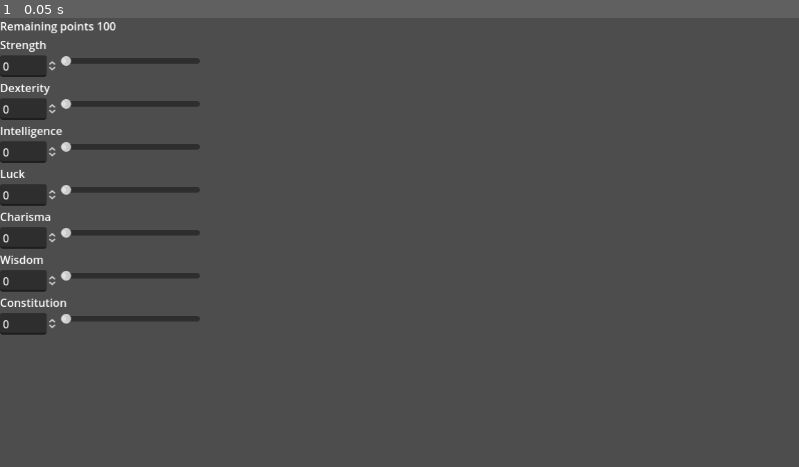
Above: before the commit, frame 1.
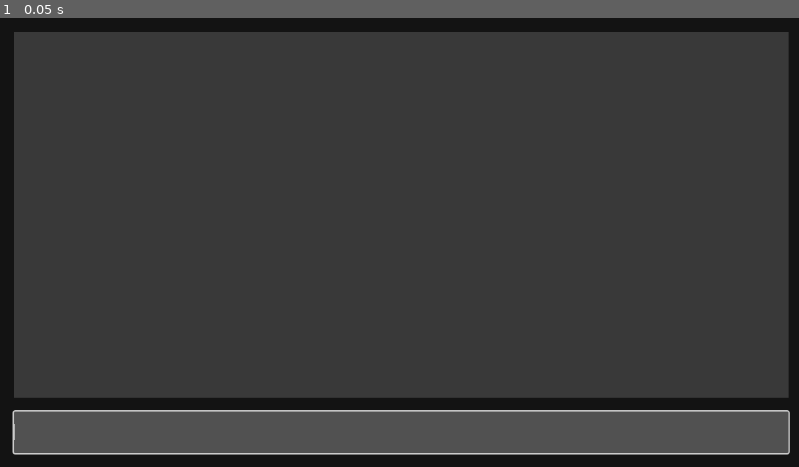
Above: after the commit, the same moment.

Repository: Gordope/CoT
Game: Godot game, scene res://control_(root).tscn
Same seed, same stepped clock (60 frames per second), same inputs: the game is played once before the commit and once after it.
Inputs:
- Up to frame 1 (0.05 s): no input

The runs differ from the first frame. In frame 1, 13% of the frame differs, in the area x 0-100%, y 0-100%.

Commit message:
some ui stuff

Diff:
--- a/control_(root).tscn
+++ b/control_(root).tscn
@@ -1,6 +1,18 @@
-[gd_scene load_steps=3 format=3 uid="uid://dwd8ug3siqd4q"]
+[gd_scene load_steps=8 format=3 uid="uid://dwd8ug3siqd4q"]
 
 [ext_resource type="Script" path="res://control_(root).gd" id="1_gddro"]
+[ext_resource type="Script" path="res://input.gd" id="2_l4urd"]
+
+[sub_resource type="StyleBoxFlat" id="StyleBoxFlat_cth3c"]
+bg_color = Color(0.0768358, 0.0768358, 0.0768358, 1)
+
+[sub_resource type="StyleBoxFlat" id="StyleBoxFlat_e3dik"]
+bg_color = Color(0.223103, 0.223103, 0.223103, 1)
+
+[sub_resource type="StyleBoxFlat" id="StyleBoxFlat_jk5tq"]
+bg_color = Color(0.31802, 0.31802, 0.31802, 1)
+
+[sub_resource type="StyleBoxEmpty" id="StyleBoxEmpty_36lko"]
 
 [sub_resource type="Theme" id="Theme_dnibs"]
 
@@ -14,10 +26,48 @@
 scale = Vector2(1.0042, 1)
 script = ExtResource("1_gddro")
 
+[node name="Background" type="PanelContainer" parent="."]
+layout_mode = 1
+anchors_preset = 15
+anchor_right = 1.0
+anchor_bottom = 1.0
+grow_horizontal = 2
+grow_vertical = 2
+theme_override_styles/panel = SubResource("StyleBoxFlat_cth3c")
+
+[node name="MarginContainer" type="MarginContainer" parent="Background"]
+layout_mode = 2
+theme_override_constants/margin_left = 20
+theme_override_constants/margin_top = 20
+theme_override_constants/margin_right = 20
+theme_override_constants/margin_bottom = 20
+
+[node name="Rows" type="VBoxContainer" parent="Background/MarginContainer"]
+layout_mode = 2
+theme_override_constants/separation = 20
+
+[node name="GameInfo" type="PanelContainer" parent="Background/MarginContainer/Rows"]
+layout_mode = 2
+size_flags_vertical = 3
+theme_override_styles/panel = SubResource("StyleBoxFlat_e3dik")
+
+[node name="InputArea" type="PanelContainer" parent="Background/MarginContainer/Rows"]
+custom_minimum_size = Vector2(0, 60)
+layout_mode = 2
+theme_override_styles/panel = SubResource("StyleBoxFlat_jk5tq")
+
+[node name="Input" type="LineEdit" parent="Background/MarginContainer/Rows/InputArea"]
+layout_mode = 2
+theme_override_styles/normal = SubResource("StyleBoxEmpty_36lko")
+script = ExtResource("2_l4urd")
+
 [node name="VBoxContainer" type="VBoxContainer" parent="."]
-layout_mode = 0
-offset_right = 755.0
-offset_bottom = 401.0
+visible = false
+layout_mode = 2
+offset_left = 20.0
+offset_top = 20.0
+offset_right = 1132.0
+offset_bottom = 628.0
 
 [node name="HBoxContainer" type="HBoxContainer" parent="VBoxContainer"]
 layout_mode = 2
--- /dev/null
+++ b/input.gd
@@ -0,0 +1,10 @@
+extends LineEdit
+
+
+# Called when the node enters the scene tree for the first time.
+func _ready() -> void:
+	grab_focus()
+
+# Called every frame. 'delta' is the elapsed time since the previous frame.
+func _process(delta: float) -> void:
+	pass
--- /dev/null
+++ b/plex_mono_16.tres
@@ -0,0 +1,8 @@
+[gd_resource type="FontFile" format=3 uid="uid://crydqt7tncamh"]
+
+[resource]
+cache/0/16/0/ascent = 0.0
+cache/0/16/0/descent = 0.0
+cache/0/16/0/underline_position = 0.0
+cache/0/16/0/underline_thickness = 0.0
+cache/0/16/0/scale = 1.0
Binary file added: IBMPlexMono-Regular.ttf
Not shown, added: IBMPlexMono-Regular.ttf.import
Binary file added: IBMPlexMono-SemiBold.ttf
Not shown, added: IBMPlexMono-SemiBold.ttf.import
